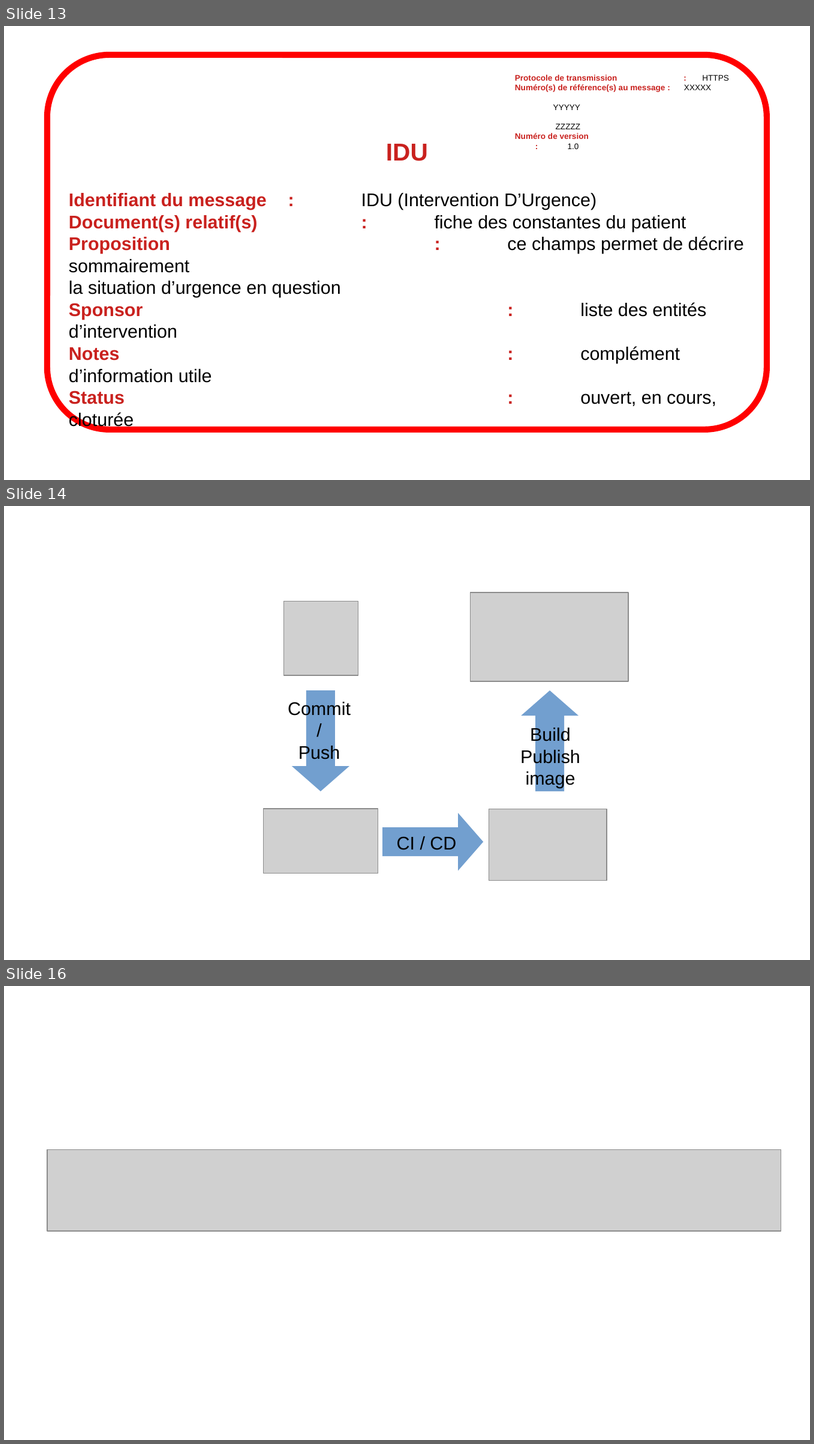
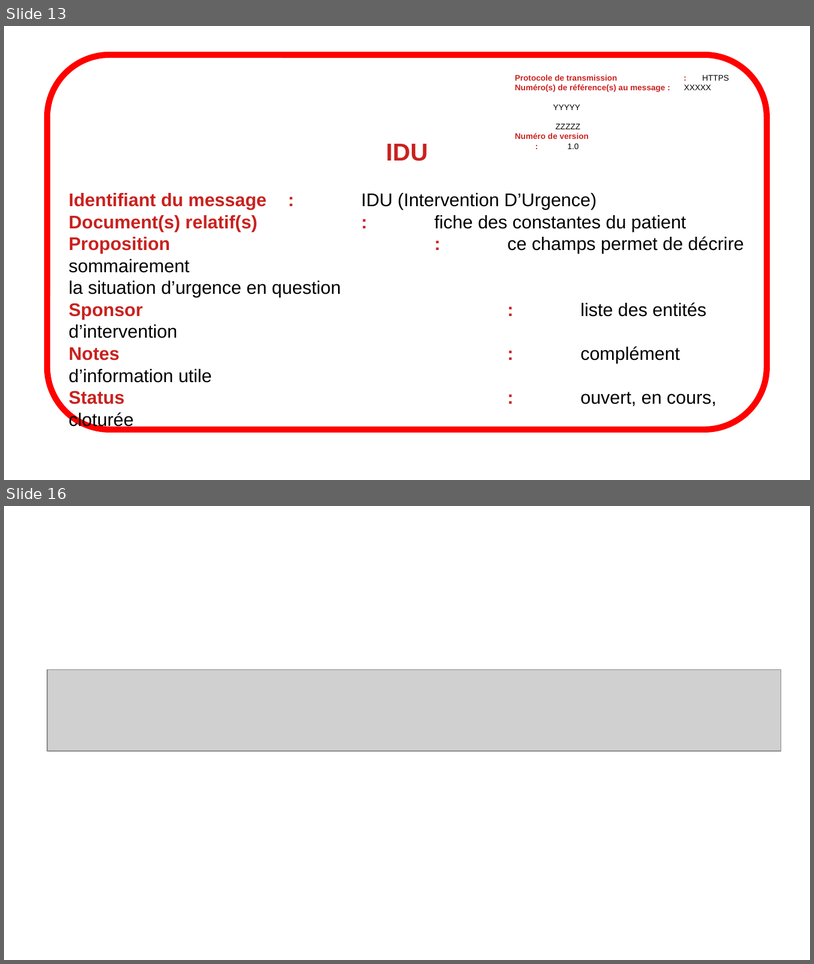
Before and after one commit to gattardm/P11, a slide deck: Sources/diagrammes.odp. Shown one above the other, each under a label of ours: slides 13, 14 and 16 before the commit, slides 13 and 16 after it; the slides between them are not shown. The pictures are 814x1444 and 814x964 pixels, drawn with LibreOffice and Linux fonts; fonts in the diff are those of the drawing; grey boxes stand for pictures. Boxes give left, top, right and bottom in pixels: in the first picture for what was removed or moved away, otherwise in the second. Text is boxed around its words. In the diff, an @@ line names an element or a change of style, - is before the commit and + after.

```diff
--- a/Sources/diagrammes.odp
+++ b/Sources/diagrammes.odp
@@ slide 14 removed at box(4, 506, 810, 960), background #FFFFFF @@
@@ picture removed at box(471, 592, 629, 682) @@
@@ picture removed at box(284, 601, 358, 675) @@
@@ text removed at box(288, 700, 351, 762) @@
-Commit
-/
-Push
@@ down arrow removed at box(293, 690, 350, 792) @@
@@ down arrow removed at box(521, 690, 579, 792) @@
@@ text removed at box(521, 726, 581, 788) @@
-Build
-Publish
-image
@@ picture removed at box(264, 808, 378, 873) @@
@@ picture removed at box(489, 809, 607, 880) @@
@@ down arrow removed at box(383, 813, 483, 871) @@
@@ text removed at box(397, 836, 456, 850) @@
-CI / CD
```
Also in this commit, not shown: 2 slides changed, 3 slides added, 12 other files.
